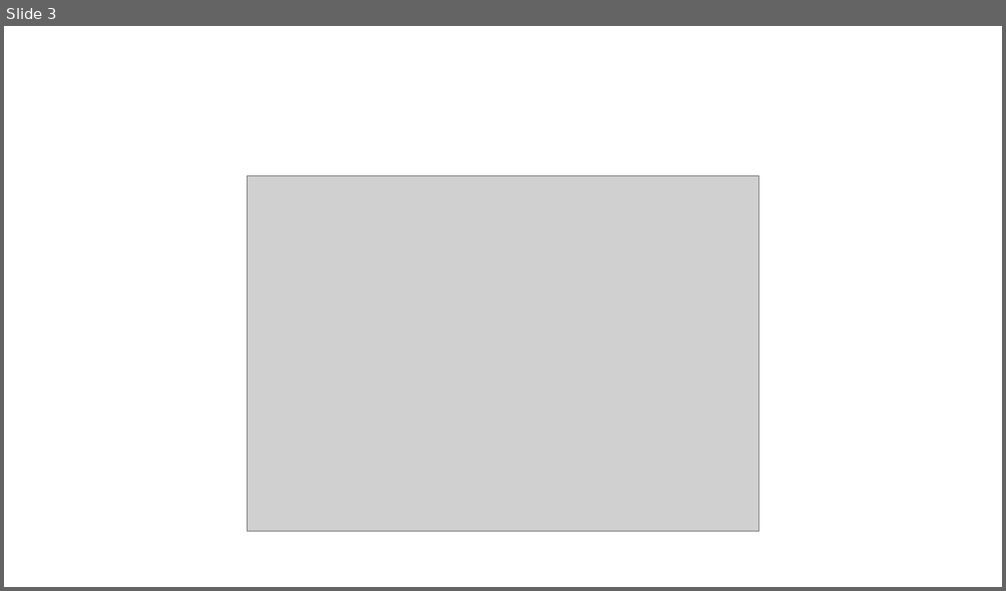
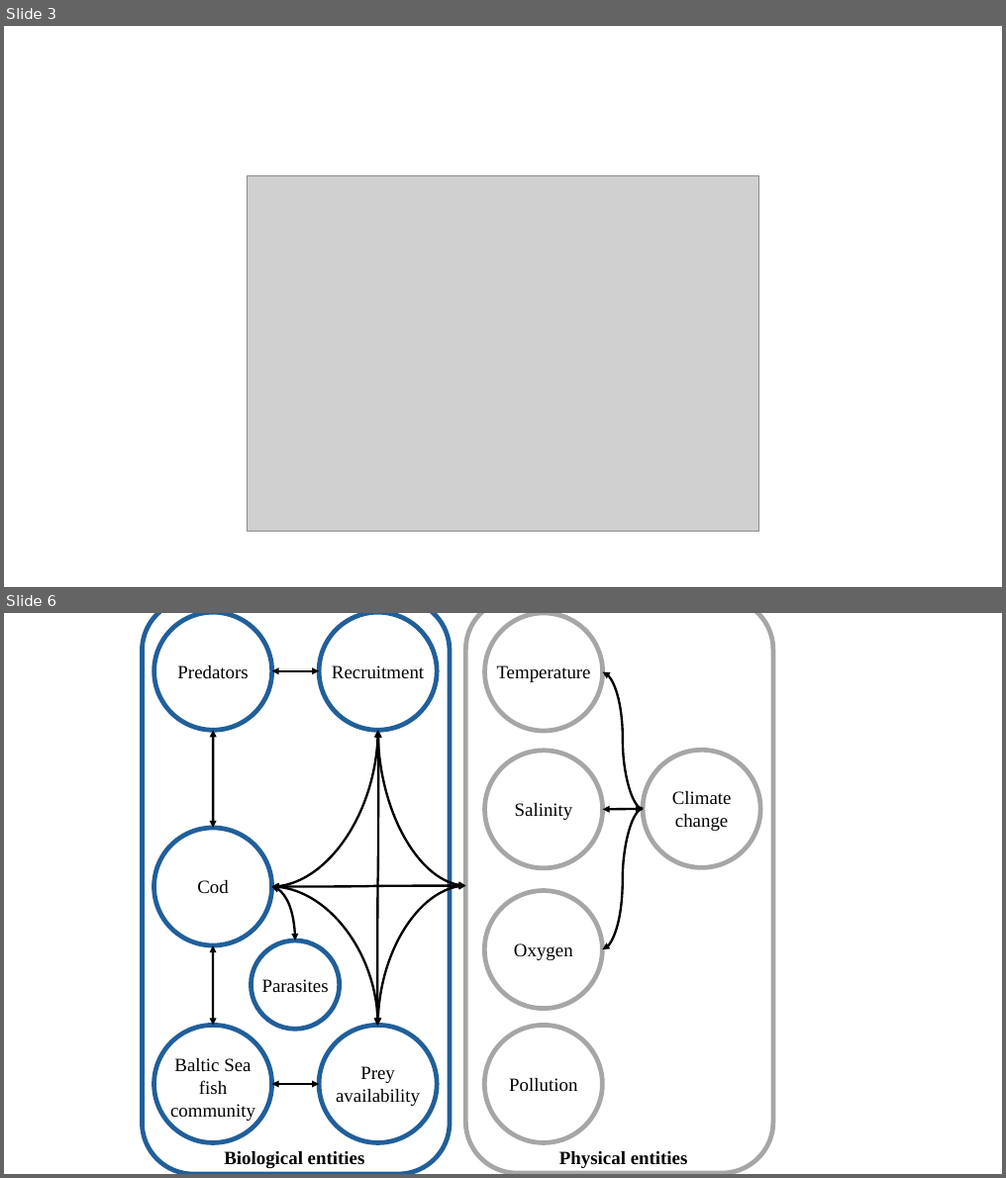
Before and after one commit to Ambloecker/prOACT_pathways, a slide deck: Figures/old/Figures_SES_pathway.pptx. Shown one above the other, each under a label of ours: slide 3 before the commit, slides 3 and 6 after it; the slides between them are not shown. The pictures are 1006x591 and 1006x1178 pixels, drawn with LibreOffice and Linux fonts; fonts in the diff are those of the drawing; grey boxes stand for pictures. Boxes give left, top, right and bottom in pixels: in the first picture for what was removed or moved away, otherwise in the second. Text is boxed around its words. In the diff, an @@ line names an element or a change of style, - is before the commit and + after.

```diff
--- a/Figures/old/Figures_SES_pathway.pptx
+++ b/Figures/old/Figures_SES_pathway.pptx
@@ slide 6 added at (x1=4, y1=613, x2=1002, y2=1174), background #FFFFFF @@
@@ group added at (x1=142, y1=613, x2=773, y2=1174): 13 texts, 11 ellipses, 9 curved double arrows, 3 double arrows, 2 rounded rectangles, 2 curved arrows @@
+Recruitment
+Cod
+Prey
+availability
+Baltic Sea
+fish
+community
+Predators
+Temperature
+Climate
+change
+Salinity
+Oxygen
+Pollution
+Physical entities
+Biological entities
+Parasites
```
Also in this commit, not shown: 6 other slides added, 8 other files.
